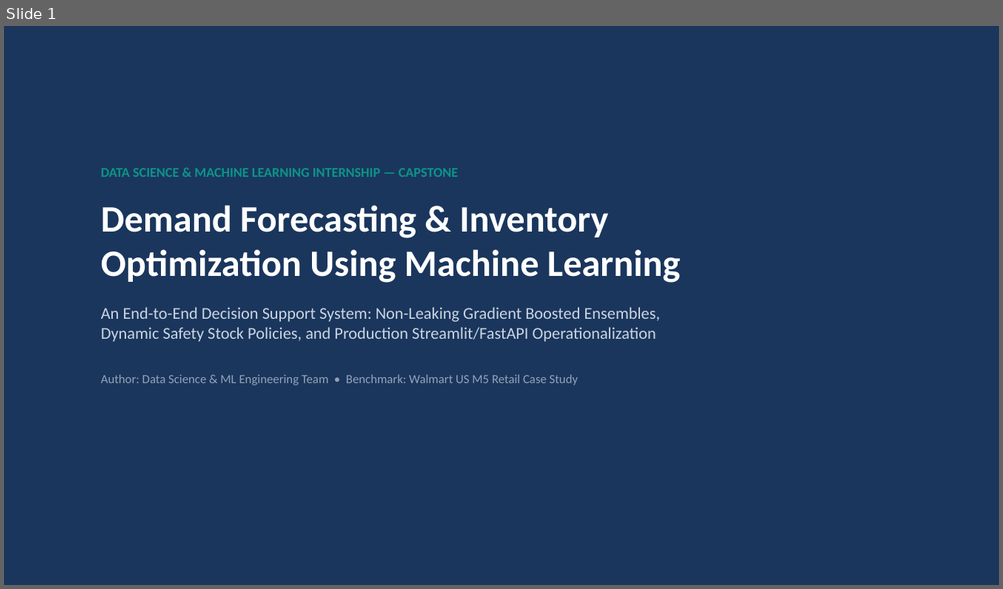
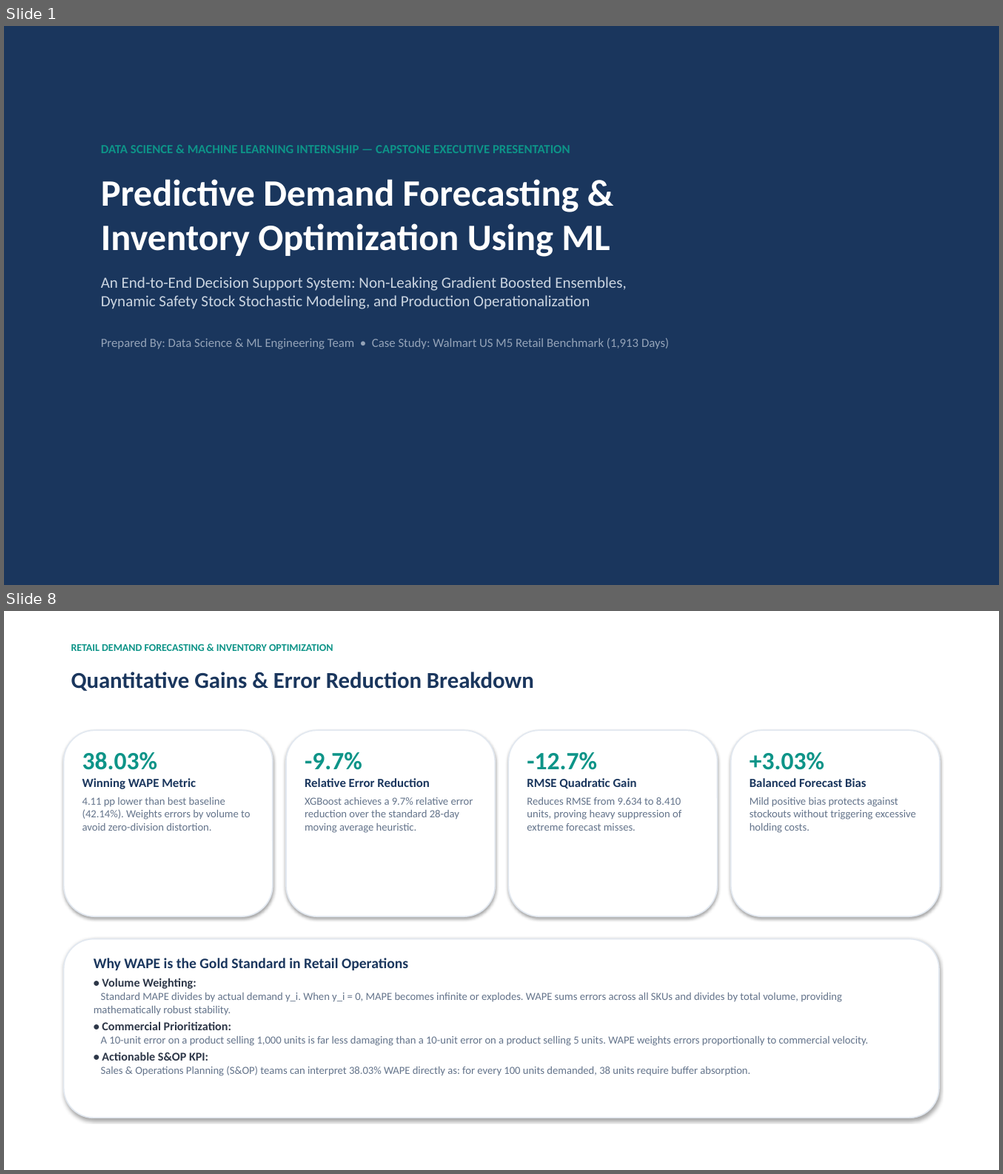
Before and after one commit to Pranav-2910/Demand-Forecasting-Inventory-Optimization-Using-Machine-Learning, a slide deck: Week 4/final_presentation.pptx. Shown one above the other, each under a label of ours: slide 1 before the commit, slides 1 and 8 after it; the slides between them are not shown. The pictures are 1003x589 and 1003x1174 pixels, drawn with LibreOffice and Linux fonts; fonts in the diff are those of the drawing. Boxes give left, top, right and bottom in pixels: in the first picture for what was removed or moved away, otherwise in the second. Text is boxed around its words. In the diff, an @@ line names an element or a change of style, - is before the commit and + after.

Commit message:
Add formal 11-page PDF analytical report, enhanced executive 14-slide presentation deck with numerical observations, and updated documentation

```diff
--- a/Week 4/final_presentation.pptx
+++ b/Week 4/final_presentation.pptx
@@ slide 8 added at bbox=[4, 611, 999, 1170], background #FFFFFF @@
@@ text added at bbox=[71, 644, 333, 651], 10 pt, text #0D9488, bold @@
+RETAIL DEMAND FORECASTING & INVENTORY OPTIMIZATION
@@ text added at bbox=[71, 672, 534, 691], 22 pt, text #1A365D, bold @@
+Quantitative Gains & Error Reduction Breakdown
@@ rounded rectangle added at bbox=[64, 730, 273, 917], fill #FFFFFF, outline #E2E8F0 1.2 pt @@
@@ rounded rectangle added at bbox=[286, 730, 495, 917], fill #FFFFFF, outline #E2E8F0 1.2 pt @@
@@ rounded rectangle added at bbox=[509, 730, 717, 917], fill #FFFFFF, outline #E2E8F0 1.2 pt @@
@@ rounded rectangle added at bbox=[731, 730, 939, 917], fill #FFFFFF, outline #E2E8F0 1.2 pt @@
@@ text added at bbox=[82, 752, 250, 831], 10.5 pt, text #64748B @@
+38.03%
+Winning WAPE Metric
+4.11 pp lower than best baseline (42.14%). Weights errors by volume to avoid zero-division distortion.
@@ text added at bbox=[304, 752, 473, 833], 10.5 pt, text #64748B @@
+-9.7%
+Relative Error Reduction
+XGBoost achieves a 9.7% relative error reduction over the standard 28-day moving average heuristic.
@@ text added at bbox=[526, 752, 681, 831], 10.5 pt, text #64748B @@
+-12.7%
+RMSE Quadratic Gain
+Reduces RMSE from 9.634 to 8.410 units, proving heavy suppression of extreme forecast misses.
@@ text added at bbox=[749, 752, 916, 833], 10.5 pt, text #64748B @@
++3.03%
+Balanced Forecast Bias
+Mild positive bias protects against stockouts without triggering excessive holding costs.
@@ rounded rectangle added at bbox=[64, 940, 939, 1119], fill #FFFFFF, outline #E2E8F0 1.2 pt @@
@@ text added at bbox=[94, 958, 868, 1076], 10.5 pt, text #64748B @@
+Why WAPE is the Gold Standard in Retail Operations
+• Volume Weighting:
+Standard MAPE divides by actual demand y_i. When y_i = 0, MAPE becomes infinite or explodes. WAPE sums errors across all SKUs and divides by total volume, providing mathematically robust stability.
+• Commercial Prioritization:
+A 10-unit error on a product selling 1,000 units is far less damaging than a 10-unit error on a product selling 5 units. WAPE weights errors proportionally to commercial velocity.
+• Actionable S&OP KPI:
+Sales & Operations Planning (S&OP) teams can interpret 38.03% WAPE directly as: for every 100 units demanded, 38 units require buffer absorption.
@@ slide 1 changed as well @@
@@ text at bbox=[101, 145, 669, 349]: text changed; size 16 to 12 pt @@
-DATA SCIENCE & MACHINE LEARNING INTERNSHIP — CAPSTONE
-Demand Forecasting & Inventory
-Optimization Using Machine Learning
-An End-to-End Decision Support System: Non-Leaking Gradient Boosted Ensembles,
-Dynamic Safety Stock Policies, and Production Streamlit/FastAPI Operationalization
-Author: Data Science & ML Engineering Team • Benchmark: Walmart US M5 Retail Case Study
+DATA SCIENCE & MACHINE LEARNING INTERNSHIP — CAPSTONE EXECUTIVE PRESENTATION
+Predictive Demand Forecasting &
+Inventory Optimization Using ML
+An End-to-End Decision Support System: Non-Leaking Gradient Boosted Ensembles,
+Dynamic Safety Stock Stochastic Modeling, and Production Operationalization
+Prepared By: Data Science & ML Engineering Team • Case Study: Walmart US M5 Retail Benchmark (1,913 Days)
```
Also in this commit, not shown: 10 other slides changed, 2 other slides added, 1 slide removed, 4 other files.
